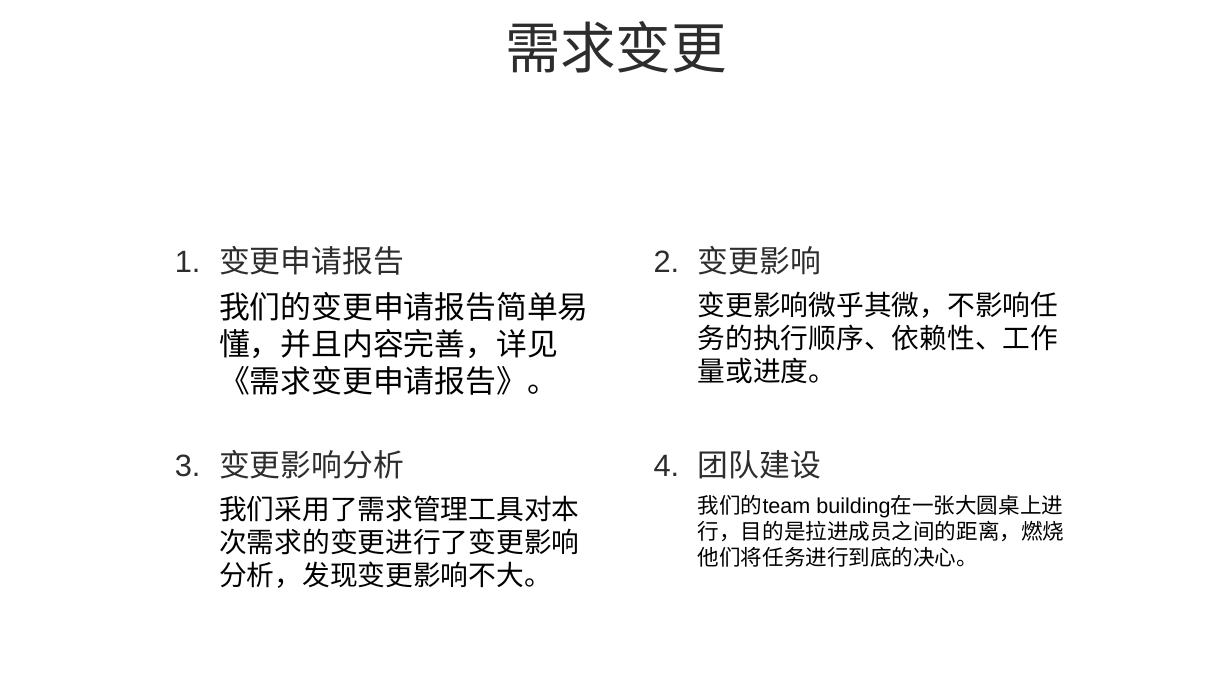
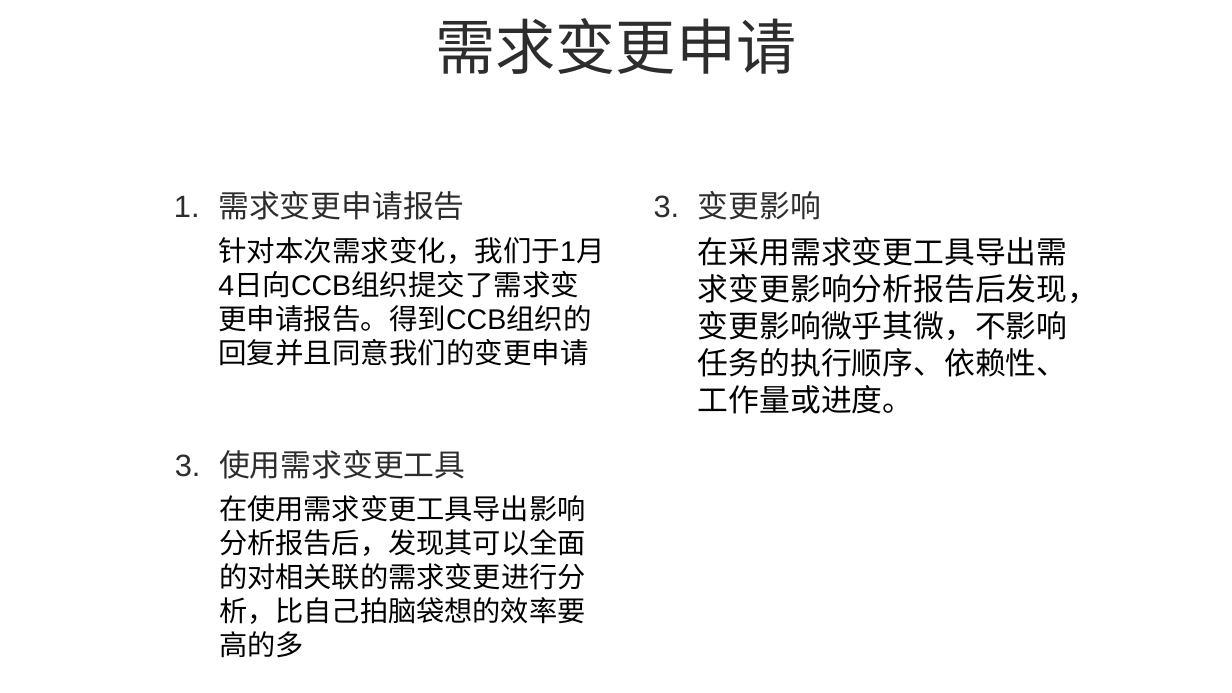
Before and after one commit to PRD-G17/PRD-G17-teamwork, a slide deck: slide 13 of 10后期文档/需求变更评审.pptx (slide 10 before the commit). Drawn at 1232x693 pixels with LibreOffice and Linux fonts; fonts in the diff are those of the drawing. Boxes give left, top, right and bottom in pixels: in the first picture for what was removed or moved away, otherwise in the second. Text is boxed around its words. In the diff, an @@ line names an element or a change of style, - is before the commit and + after.

```diff
--- a/10后期文档/需求变更评审.pptx
+++ b/10后期文档/需求变更评审.pptx
@@ text at bbox=[436, 18, 796, 74]: text changed; size 43.2 to 46.8 pt @@
-需求变更
+需求变更申请
@@ text "1.": place and size @@
-text "1." at bbox=[175, 250, 201, 272]
+text "1." at bbox=[174, 195, 200, 217]
@@ text "变更影响": place and size @@
-text "变更影响" at bbox=[698, 246, 821, 275]
+text "变更影响" at bbox=[698, 191, 821, 220]
@@ text at bbox=[218, 191, 464, 220]: text changed @@
-变更申请报告
+需求变更申请报告
@@ text at bbox=[654, 195, 680, 218]: text changed @@
-2.
+3.
@@ text at bbox=[218, 237, 604, 332]: text changed; size 24 to 22.2 pt @@
-我们的变更申请报告简单易懂，并且内容完善，详见《需求变更申请报告》。
+针对本次需求变化，我们于1月4日向CCB组织提交了需求变更申请报告。得到CCB组织的回复并且同意我们的变更申请
@@ text at bbox=[698, 237, 1098, 414]: text changed; size 21.6 to 24 pt @@
-变更影响微乎其微，不影响任务的执行顺序、依赖性、工作量或进度。
+在采用需求变更工具导出需求变更影响分析报告后发现，变更影响微乎其微，不影响任务的执行顺序、依赖性、工作量或进度。
@@ text at bbox=[219, 450, 465, 479]: text changed @@
-变更影响分析
+使用需求变更工具
@@ text removed at bbox=[654, 454, 680, 476] @@
-4.
@@ text removed at bbox=[698, 450, 821, 479] @@
-团队建设
@@ text at bbox=[219, 495, 585, 658]: text changed; size 21.6 to 22 pt @@
-我们采用了需求管理工具对本次需求的变更进行了变更影响分析，发现变更影响不大。
+在使用需求变更工具导出影响分析报告后，发现其可以全面的对相关联的需求变更进行分析，比自己拍脑袋想的效率要高的多
@@ text removed at bbox=[698, 495, 1065, 567] @@
-我们的team building在一张大圆桌上进行，目的是拉进成员之间的距离，燃烧他们将任务进行到底的决心。
```
Also in this commit, not shown: 6 other slides changed, 7 slides added, 2 slides removed, 21 other files.
